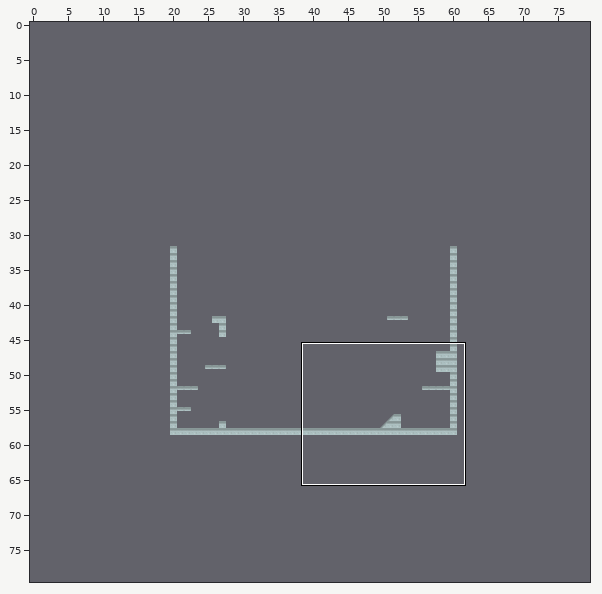
An edit to a level. Tiled map, Assets/NiveauBossVB/Boss.tmx. Above, an overview of the earlier version with the close-up marked.
Close-up. As it was:
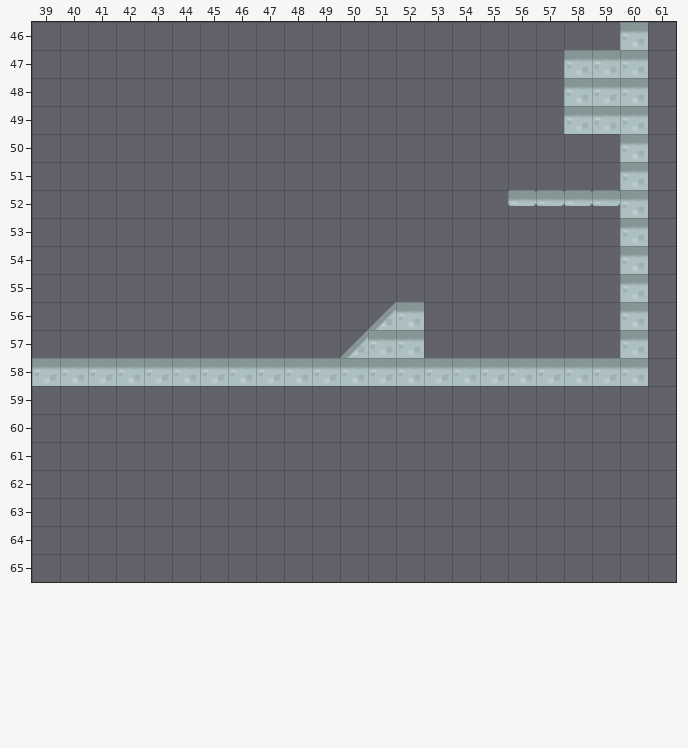
Cells are 70x70 px. Shown: x 39..61, y 46..65. The commit also changed other parts of the map, which this record leaves out. The old version is drawn lined up with the new one.
And afterwards:
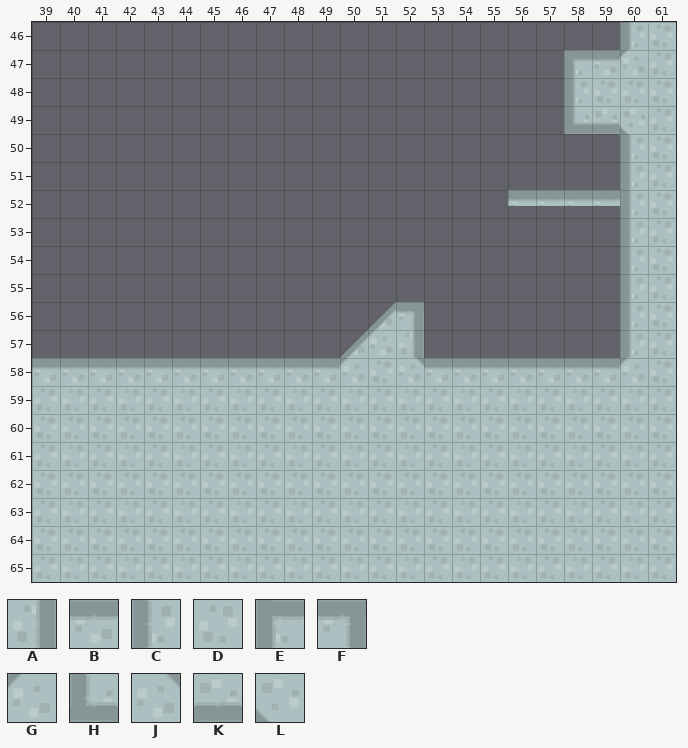
Key: from "spritesheetModifie": A 23, B 35, C 47, D 58, E 70, F 82, G 83, H 106, J 107, K 130, L 154.
_ is an empty cell, . an unchanged one.
Difference:
map size 50x35 -> 80x80 cells (old content now starts at 19,30; both pictures use the new coordinates)
--- layer "Calque de Tile 1"
@@ x 39..61 @@
-46 .....................B_
-47 ...................B.B_
-48 ...................BBB_
-49 ...................BBB_
-50 .....................B_
-51 .....................B_
-52 .....................B_
-53 .....................B_
-54 .....................B_
-55 .....................B_
-56 .............B.......B_
-57 ............BB.......B_
-58 ...........BBB.......B_
-59 _______________________
-60 _______________________
-61 _______________________
-62 _______________________
-63 _______________________
-64 _______________________
-65 _______________________
+46 .....................CD
+47 ...................E.GD
+48 ...................CDDD
+49 ...................HKLD
+50 .....................CD
+51 .....................CD
+52 .....................CD
+53 .....................CD
+54 .....................CD
+55 .....................CD
+56 .............F.......CD
+57 ............GA.......CD
+58 ...........GDJ.......GD
+59 DDDDDDDDDDDDDDDDDDDDDDD
+60 DDDDDDDDDDDDDDDDDDDDDDD
+61 DDDDDDDDDDDDDDDDDDDDDDD
+62 DDDDDDDDDDDDDDDDDDDDDDD
+63 DDDDDDDDDDDDDDDDDDDDDDD
+64 DDDDDDDDDDDDDDDDDDDDDDD
+65 DDDDDDDDDDDDDDDDDDDDDDD
Boxes around the changes in both close-ups, in picture pixels (x1, y1, x2, y2):
changed: (32, 22, 676, 582)
